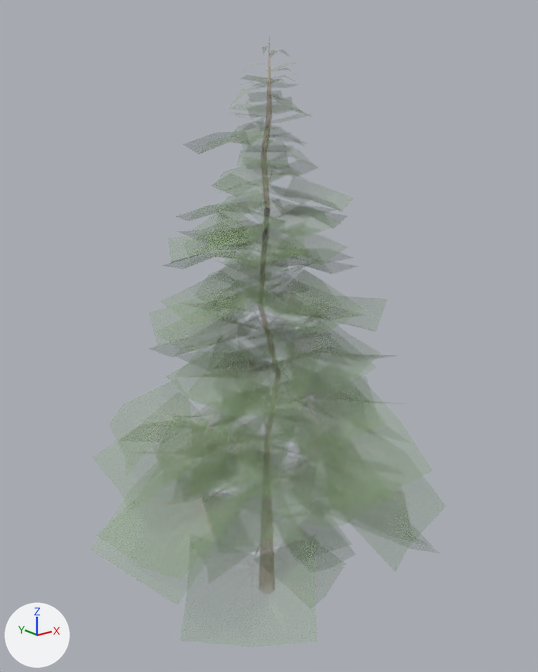
The FBX model Assets/3D Files/cannabis-plant/Cannabis Plant.fbx, before and after one commit.
Both versions are drawn from a camera (50 mm lens) standing at (-1.436, -1.808, 1.684) and looking at (0.005, -0.006, 0.963). Lighting does not change. The marker at lower left points along +X, +Y and +Z. Vertices at the same position are counted once.

Names of what the first picture shows: 'Cannabis Plant'.
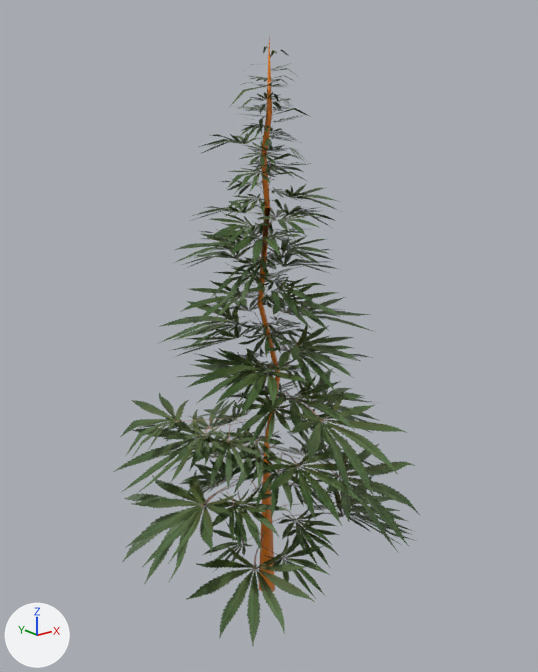
The newer file is also turned or shifted as a whole; pictures and numbers use the older file's frame.

Where the change shows, as pixel boxes [x1, y1, x2, y2] in the pictures (538 x 672 px):
'Cannabis Plant', surface changed, recoloured
    both: [113, 39, 420, 646]
part 1 of me_prop_weed_01_high, recoloured (grey to brown)
    before: [258, 38, 281, 375]
    after: [258, 38, 280, 372]
part 2 of me_prop_weed_01_high, recoloured
    before: [259, 441, 275, 595]
    after: [259, 442, 275, 592]
part 3 of me_prop_weed_01_high, recoloured
    before: [264, 374, 281, 442]
    after: [265, 376, 280, 439]

The change, as a list of edits to the scene's bpy script:
```text
Change img_weed_leaf_png:
    img_weed_leaf_png: load_image('Weed Leaf.png', 'Weed Leaf.png', 256, 256, 'Non-Color') -> load_image('Weed Leaf.png', 'Weed Leaf.png', 256, 256, 'sRGB')
Change mat_leaf:
    remove n3 = _N.new('ShaderNodeTexImage'); n3.name = 'Image Texture.001'
    remove n3.image = img_weed_leaf_png
    where n0 = _N.new('ShaderNodeBsdfPrincipled'); n0.name = 'Principled BSDF'
    remove _L.new(n3.outputs[0], n0.inputs[4])  # 'Color' to 'Alpha'
    where n2 = _N.new('ShaderNodeTexImage'); n2.name = 'Image Texture'
    add _L.new(n2.outputs[1], n0.inputs[4])  # 'Alpha' to 'Alpha'
Add mat_branches:
    mat_branches = principled_material('Branches')
    mat_branches.base_color = (0.8, 0.207, 0.0)  # orange #e77e00
    mat_branches.roughness = 0.4
Change me_prop_weed_01_high:
    where me_prop_weed_01_high.from_pydata(...)  # 1579 vertices, 1398 faces; spans x -0.62..0.6, y -0.62..0.62, z 0.0..1.88
    used by ob_cannabis_plant; location = (0.0, 0.0, 0.0)
    me_prop_weed_01_high part 1: 36 of the faces centred in x -0.01..0.03, y -0.01..0.02, z 0.91..1.73 switch from mat_leaf to mat_branches (orange #e77e00)
    me_prop_weed_01_high part 2: 8 of the faces centred in x -0.02..0.02, y -0.02..0.02, z 0.2..0.39 switch from mat_leaf to mat_branches (orange #e77e00)
    me_prop_weed_01_high part 3: 8 of the faces centred in x 0.0..0.03, y -0.02..0.0, z 0.67..0.75 switch from mat_leaf to mat_branches (orange #e77e00)
```
